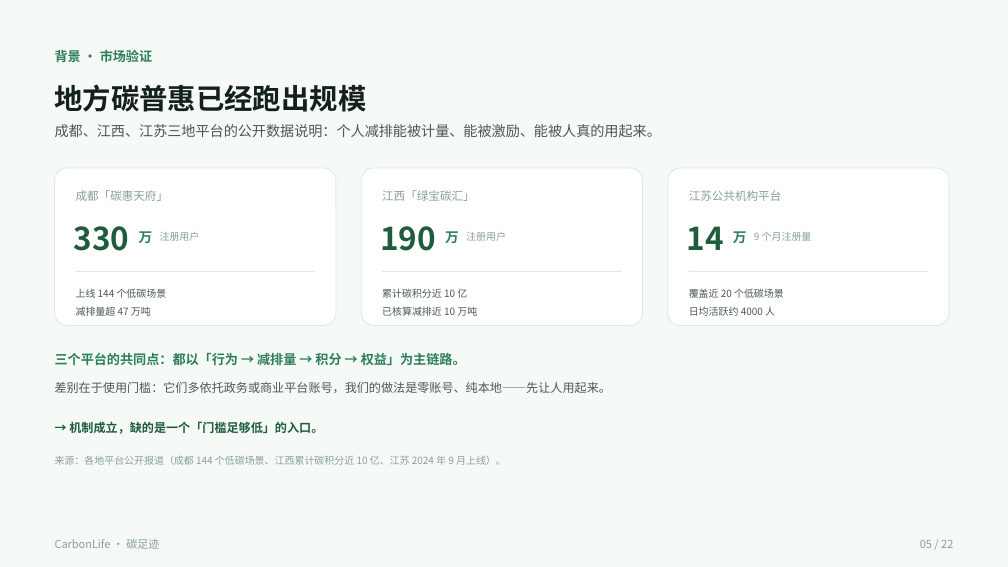
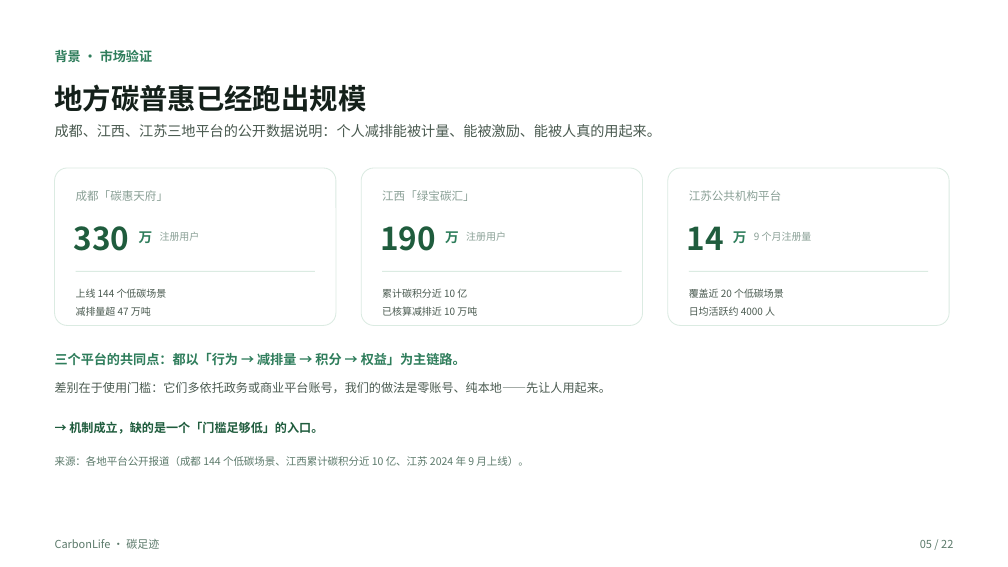
Before and after one commit to zyx-dc/CarbonLife, a slide deck: slide 5 of docs/tasks/ppt/CarbonLife-答辩PPT.pptx. Drawn at 1008x567 pixels with LibreOffice and Linux fonts; fonts in the diff are those of the drawing; background and template pictures are left out. Boxes give left, top, right and bottom in pixels: in the first picture for what was removed or moved away, otherwise in the second. Text is boxed around its words. In the diff, an @@ line names an element or a change of style, - is before the commit and + after.

```diff
--- a/docs/tasks/ppt/CarbonLife-答辩PPT.pptx
+++ b/docs/tasks/ppt/CarbonLife-答辩PPT.pptx
@@ rectangle removed at <box>0,0,1008,567</box> @@
@@ text "来源：各地平台公开报道（成都 144 个低碳场景、江西累计碳积分近 10 亿、江苏 ..." at <box>55,456,528,466</box>: size 9.5 to 10 pt, text colour #8AA096 to #5C7A6B @@
@@ text "CarbonLife · 碳足迹" at <box>55,539,159,549</box>: text colour #8AA096 to #5C7A6B @@
@@ text "05 / 22" at <box>920,540,953,548</box>: text colour #8AA096 to #5C7A6B @@
```
Also in this commit, not shown: 21 other slides changed, 2 other files.
